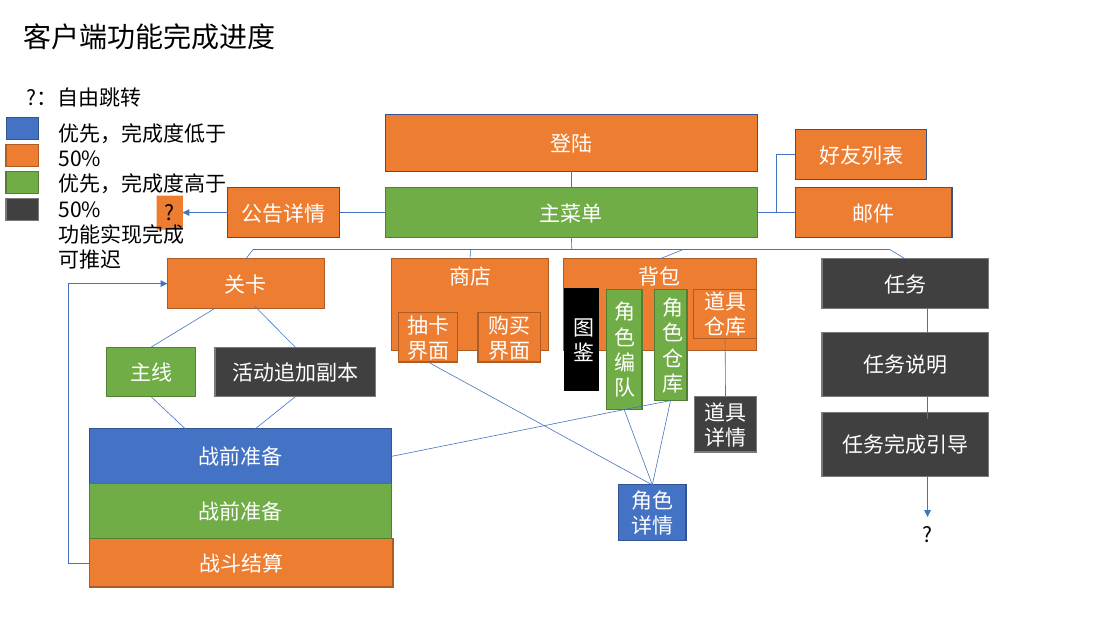
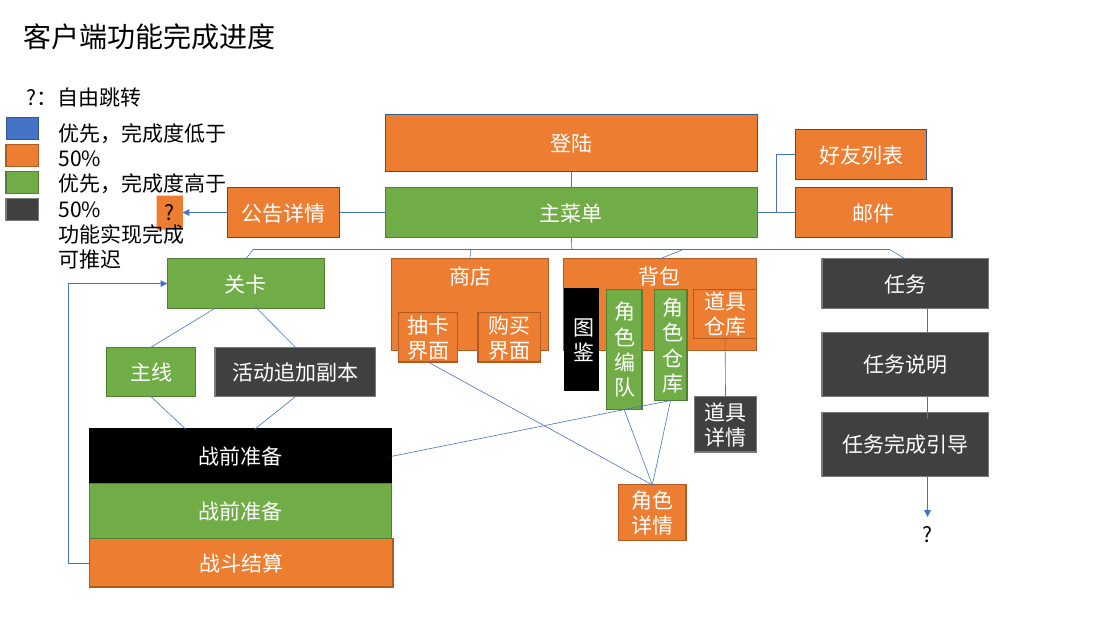
Before and after one commit to bluelaserpointer/CardGame, a slide deck: slide 32 of plan/抽卡手游.pptx. Drawn at 1120x630 pixels with LibreOffice and Linux fonts; fonts in the diff are those of the drawing. Boxes give left, top, right and bottom in pixels: in the first picture for what was removed or moved away, otherwise in the second. Text is boxed around its words. In the diff, an @@ line names an element or a change of style, - is before the commit and + after.

```diff
--- a/plan/抽卡手游.pptx
+++ b/plan/抽卡手游.pptx
@@ rectangle "关卡" at <box>167,259,324,308</box>: fill #ED7D31 to #70AD47; outline #AF5C24 1 pt to #538035 1 pt @@
@@ rectangle "战前准备" at <box>90,429,392,484</box>: fill #4472C4 to #000000; outline #325491 1 pt to #000000 1 pt @@
@@ rectangle "角色详情" at <box>618,485,686,540</box>: fill #4472C4 to #ED7D31; outline #325491 1 pt to #AF5C24 1 pt @@
```
Also in this commit, not shown: 3 slides added, 1 slide removed.
